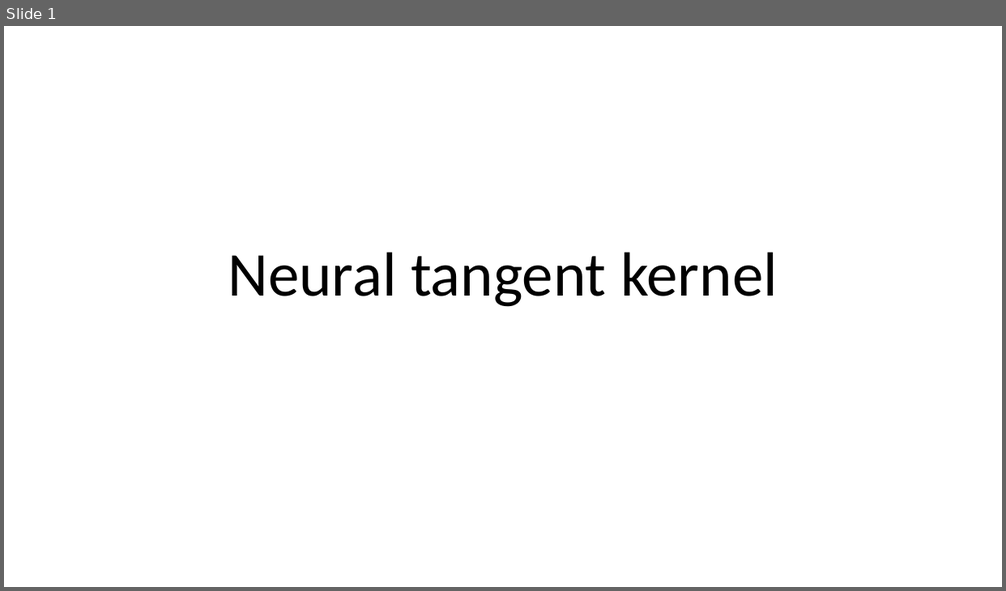
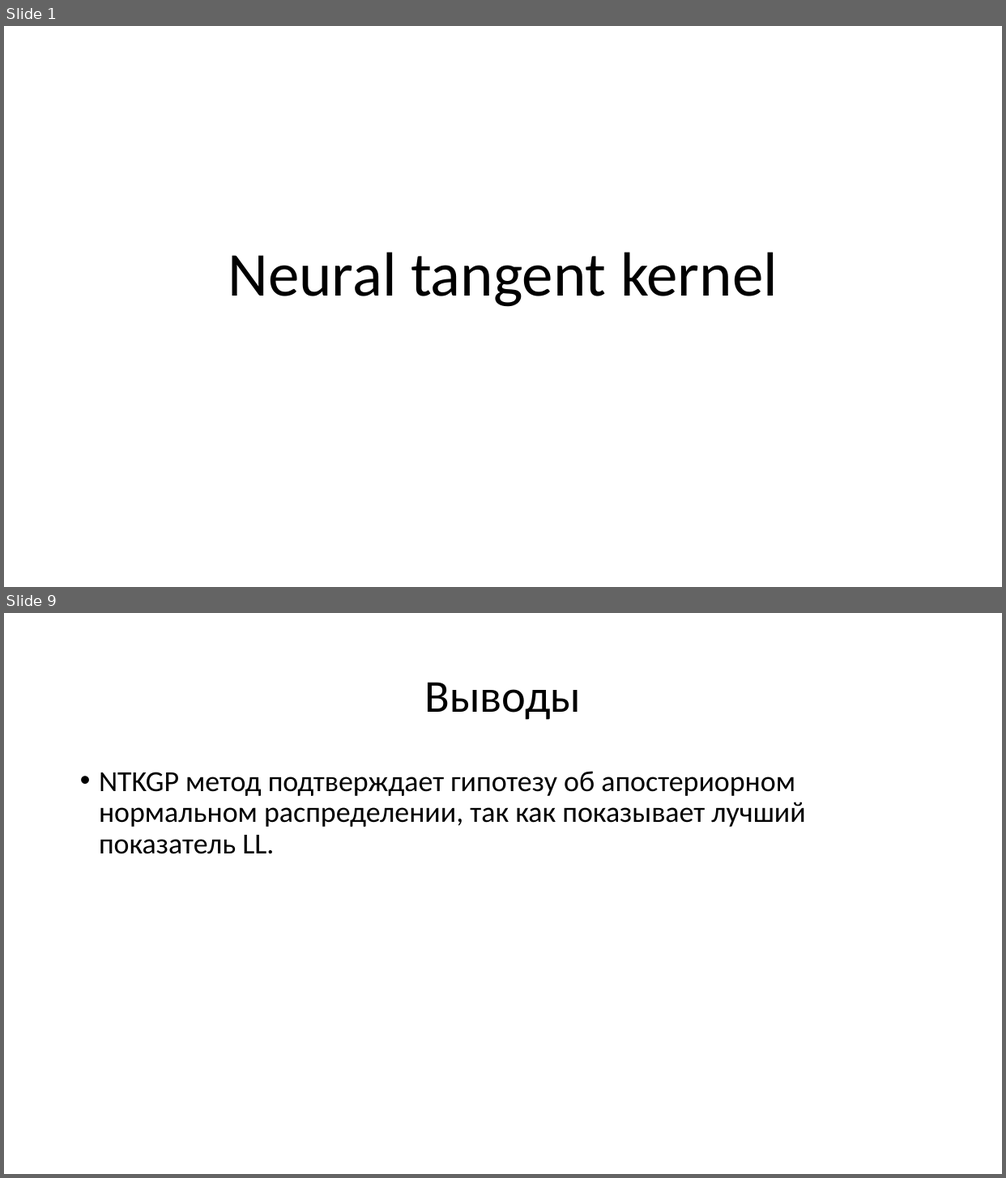
Before and after one commit to Nerkan78/NTK, a slide deck: presentation/Neural tangent kernel.pptx. Shown one above the other, each under a label of ours: slide 1 before the commit, slides 1 and 9 after it; the slides between them are not shown. The pictures are 1006x591 and 1006x1178 pixels, drawn with LibreOffice and Linux fonts; fonts in the diff are those of the drawing. Boxes give left, top, right and bottom in pixels: in the first picture for what was removed or moved away, otherwise in the second. Text is boxed around its words. In the diff, an @@ line names an element or a change of style, - is before the commit and + after.

```diff
--- a/presentation/Neural tangent kernel.pptx
+++ b/presentation/Neural tangent kernel.pptx
@@ slide 9 added at [4,613,1002,1174], background #FFFFFF @@
@@ title added at [425,682,582,720], 44 pt, text #000000 @@
+Выводы
@@ text added at [99,771,805,854], 28 pt, text #000000 @@
+• NTKGP метод подтверждает гипотезу об апостериорном нормальном распределении, так как показывает лучший показатель LL.
```
Also in this commit, not shown: 2 slides changed, 5 other slides added, 4 slides removed, 1 other file.
